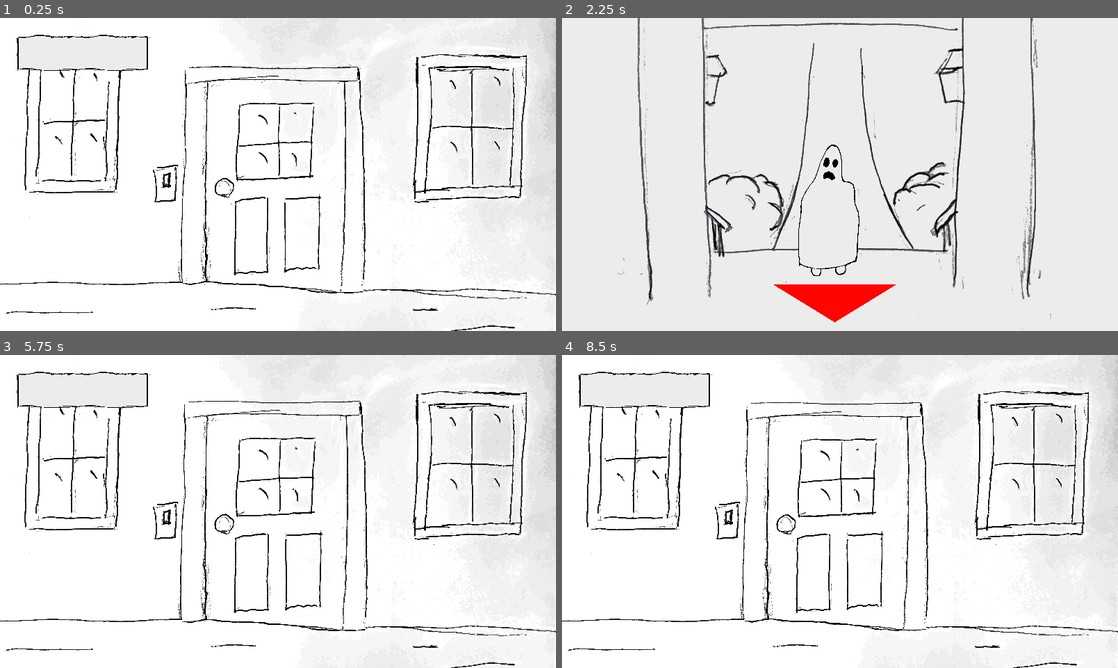
Above: before the commit, frames 1-4 (two rows, left to right).
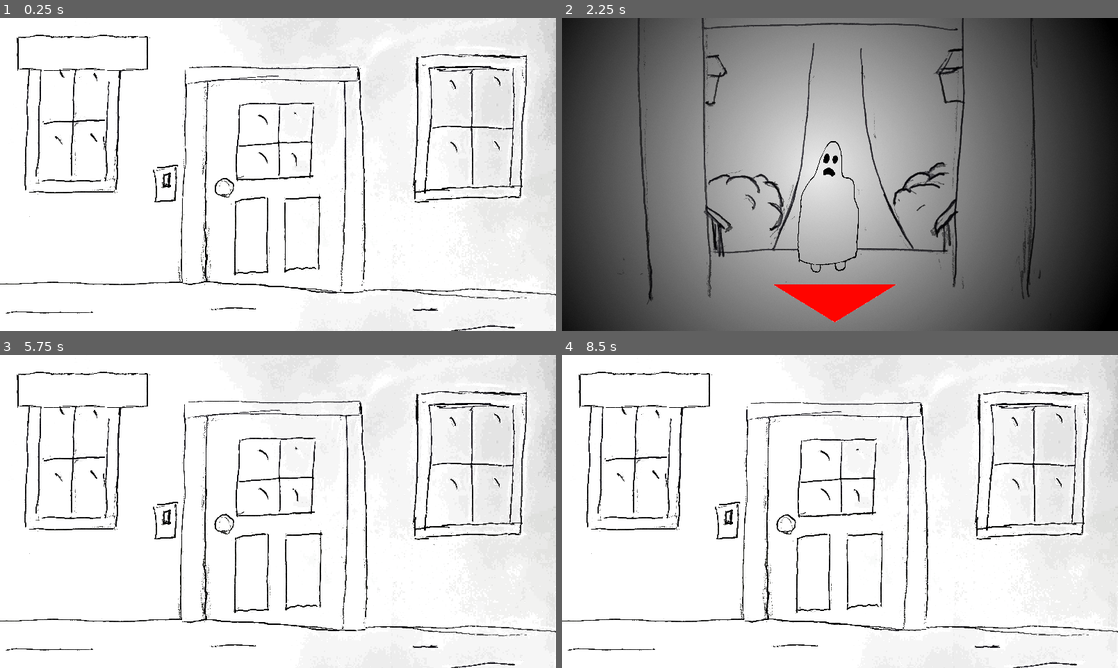
Above: after the commit, the same moments.

Repository: jaakop/TrickOrTrap
Game: Godot game, scene res://scenes/main_scene/main_scene.tscn
Same seed, same stepped clock (60 frames per second), same inputs: the game is played once before the commit and once after it.
Inputs (mouse positions are in pixels of both pictures, inside the frame that each line leads up to):
- Up to frame 1 (0.25 s): no input
- Up to frame 2 (2.25 s): click (840, 140) at 0.5 s; click (784, 187) at 1.25 s; click (840, 140) at 2 s
- Up to frame 3 (5.75 s): tap Enter at 2.75 s; click (272, 642) at 3.5 s; click (222, 524) at 4.25 s; click (278, 477) at 5 s
- Up to frame 4 (8.5 s): click (784, 524) at 5.75 s; tap Space at 6.5, 8 s; tap Enter at 7.25 s

The runs differ from the first frame. In frame 1, less than 0.1% of the frame differs, in the area x 14-23%, y 6-7%; in frame 2, 95%, in the area x 0-100%, y 0-100%; in frame 3, less than 0.1%; in frame 4, less than 0.1%.

Commit message:
Support for multiple characters

Diff:
--- /dev/null
+++ b/GhostPreset.tscn
@@ -0,0 +1,16 @@
+[gd_scene load_steps=3 format=3 uid="uid://c1ddqedg43act"]
+
+[ext_resource type="Texture2D" uid="uid://bkjukw23lqlu" path="res://assets/characters/ghost/ghostBody.png" id="1_lypd4"]
+[ext_resource type="Texture2D" uid="uid://bkamfyb31mv1j" path="res://assets/characters/ghost/ghostHead.png" id="2_syg5s"]
+
+[node name="Character" type="Node2D"]
+position = Vector2(920, 713)
+
+[node name="Body" type="Sprite2D" parent="."]
+scale = Vector2(0.135125, 0.135125)
+texture = ExtResource("1_lypd4")
+
+[node name="Head" type="Sprite2D" parent="."]
+position = Vector2(5, -232)
+scale = Vector2(0.1385, 0.204101)
+texture = ExtResource("2_syg5s")
--- /dev/null
+++ b/VampyrPreset.tscn
@@ -0,0 +1,16 @@
+[gd_scene load_steps=3 format=3 uid="uid://ce4d0th3w8udm"]
+
+[ext_resource type="Texture2D" uid="uid://bu0pibcsmtsrf" path="res://assets/characters/vampyr/body.png" id="1_f0qak"]
+[ext_resource type="Texture2D" uid="uid://drumpne6n6ixs" path="res://assets/characters/vampyr/head.png" id="2_qc7os"]
+
+[node name="Character" type="Node2D"]
+position = Vector2(920, 713)
+
+[node name="Body" type="Sprite2D" parent="."]
+scale = Vector2(0.135125, 0.135125)
+texture = ExtResource("1_f0qak")
+
+[node name="Head" type="Sprite2D" parent="."]
+position = Vector2(-5, -216)
+scale = Vector2(0.1385, 0.204101)
+texture = ExtResource("2_qc7os")
--- /dev/null
+++ b/assets/characters/ghost.tres
@@ -0,0 +1,15 @@
+[gd_resource type="Resource" script_class="CharacterPreset" load_steps=6 format=3 uid="uid://b240dqsa81n8c"]
+
+[ext_resource type="Script" path="res://scenes/character/character_preset.gd" id="1_k52q5"]
+[ext_resource type="Texture2D" uid="uid://bkjukw23lqlu" path="res://assets/characters/ghost/ghostBody.png" id="1_qfbii"]
+[ext_resource type="Texture2D" uid="uid://wjxkhb6ijwya" path="res://assets/characters/ghost/ghostBodyBad.png" id="2_jxhrj"]
+[ext_resource type="Texture2D" uid="uid://ba43fgo34yk6h" path="res://assets/characters/ghost/ghostHeadBad.png" id="3_m5iyd"]
+[ext_resource type="Texture2D" uid="uid://bkamfyb31mv1j" path="res://assets/characters/ghost/ghostHead.png" id="4_cvv0n"]
+
+[resource]
+script = ExtResource("1_k52q5")
+heads = Array[Texture2D]([ExtResource("4_cvv0n")])
+bodies = Array[Texture2D]([ExtResource("1_qfbii")])
+evilHeads = Array[Texture2D]([ExtResource("3_m5iyd")])
+evilBodies = Array[Texture2D]([ExtResource("2_jxhrj")])
+presetScene = "res://GhostPreset.tscn"
--- /dev/null
+++ b/assets/characters/vampyr.tres
@@ -0,0 +1,15 @@
+[gd_resource type="Resource" script_class="CharacterPreset" load_steps=6 format=3 uid="uid://cyqj34ialxpgp"]
+
+[ext_resource type="Script" path="res://scenes/character/character_preset.gd" id="1_8s3f7"]
+[ext_resource type="Texture2D" uid="uid://bu0pibcsmtsrf" path="res://assets/characters/vampyr/body.png" id="1_tv2t0"]
+[ext_resource type="Texture2D" uid="uid://c0ej4fwk4uvtu" path="res://assets/characters/vampyr/Body evil.png" id="2_a7fwa"]
+[ext_resource type="Texture2D" uid="uid://bgu7h34farfis" path="res://assets/characters/vampyr/Head evil.png" id="3_g45x5"]
+[ext_resource type="Texture2D" uid="uid://drumpne6n6ixs" path="res://assets/characters/vampyr/head.png" id="4_vk4eo"]
+
+[resource]
+script = ExtResource("1_8s3f7")
+heads = Array[Texture2D]([ExtResource("4_vk4eo")])
+bodies = Array[Texture2D]([ExtResource("1_tv2t0")])
+evilHeads = Array[Texture2D]([ExtResource("3_g45x5")])
+evilBodies = Array[Texture2D]([ExtResource("2_a7fwa")])
+presetScene = "res://VampyrPreset.tscn"
--- /dev/null
+++ b/scenes/character/character_preset.gd
@@ -0,0 +1,9 @@
+extends Resource
+class_name CharacterPreset
+
+@export var heads: Array[Texture2D]
+@export var bodies: Array[Texture2D]
+@export var evilHeads: Array[Texture2D]
+@export var evilBodies: Array[Texture2D]
+
+@export_file var presetScene;
--- a/scenes/character/character_view.gd
+++ b/scenes/character/character_view.gd
@@ -2,13 +2,9 @@
 
 @onready var global = $"/root/Global" as Globals
 
-@export var heads: Array[Texture2D]
-@export var bodies: Array[Texture2D]
-@export var evilHeads: Array[Texture2D]
-@export var evilBodies: Array[Texture2D]
+@export var characters: Array[CharacterPreset]
 
-@onready var headSprite = $"./Character/Head" as Sprite2D
-@onready var bodySprite = $"./Character/Body" as Sprite2D
+@onready var characterNode = $"./Character" as Node2D;
 
 func _ready():
     if (global.currentCharacter.generated == false):
@@ -21,6 +17,12 @@
     pass ;
 
 func loadCharacter():
+    var scene = load(global.currentCharacter.preset) as PackedScene;
+    characterNode.replace_by(scene.instantiate());
+
+    var headSprite = $"./Character/Head" as Sprite2D;
+    var bodySprite = $"./Character/Body" as Sprite2D;
+
     headSprite.texture = load(global.currentCharacter.faceTexture);
     bodySprite.texture = load(global.currentCharacter.bodyTexture);
     pass ;
@@ -29,21 +31,30 @@
     print("Generated new character")
     global.currentCharacter.generated = true;
 
+    var character = characters[randi_range(0, characters.size() - 1)];
+
+    var scene = load(character.presetScene) as PackedScene;
+    characterNode.replace_by(scene.instantiate());
+
+    var headSprite = $"./Character/Head" as Sprite2D;
+    var bodySprite = $"./Character/Body" as Sprite2D;
+
     if (global.currentCharacter.evil):
         var isHeadEvil = false;
         if (randi_range(0, 1) == 1):
             isHeadEvil = true;
-            headSprite.texture = evilHeads[randi_range(0, evilHeads.size() - 1)];
+            headSprite.texture = character.evilHeads[randi_range(0, character.evilHeads.size() - 1)];
         else:
-            headSprite.texture = heads[randi_range(0, heads.size() - 1)];
+            headSprite.texture = character.heads[randi_range(0, character.heads.size() - 1)];
         if (!isHeadEvil || randi_range(0, 1) == 1):
-            bodySprite.texture = evilBodies[randi_range(0, evilBodies.size() - 1)];
+            bodySprite.texture = character.evilBodies[randi_range(0, character.evilBodies.size() - 1)];
         else:
-            bodySprite.texture = bodies[randi_range(0, bodies.size() - 1)];
+            bodySprite.texture = character.bodies[randi_range(0, character.bodies.size() - 1)];
     else:
-        headSprite.texture = heads[randi_range(0, heads.size() - 1)];
-        bodySprite.texture = bodies[randi_range(0, bodies.size() - 1)];
+        headSprite.texture = character.heads[randi_range(0, character.heads.size() - 1)];
+        bodySprite.texture = character.bodies[randi_range(0, character.bodies.size() - 1)];
 
+    global.currentCharacter.preset = character.presetScene;
     global.currentCharacter.faceTexture = headSprite.texture.resource_path;
     global.currentCharacter.bodyTexture = bodySprite.texture.resource_path;
     pass ;
--- a/scenes/character/character_view.tscn
+++ b/scenes/character/character_view.tscn
@@ -1,14 +1,12 @@
-[gd_scene load_steps=10 format=3 uid="uid://dyj4ker85ibv5"]
+[gd_scene load_steps=8 format=3 uid="uid://dyj4ker85ibv5"]
 
 [ext_resource type="Script" path="res://scenes/character/character_view.gd" id="1_1ufy7"]
-[ext_resource type="Texture2D" uid="uid://bkamfyb31mv1j" path="res://assets/characters/ghost/ghostHead.png" id="2_y3qv1"]
-[ext_resource type="Texture2D" uid="uid://bkjukw23lqlu" path="res://assets/characters/ghost/ghostBody.png" id="3_2r6p1"]
+[ext_resource type="Resource" uid="uid://b240dqsa81n8c" path="res://assets/characters/ghost.tres" id="2_ctgnw"]
 [ext_resource type="Texture2D" uid="uid://dvx8eef3l0y2i" path="res://Peephole.png" id="3_fhha3"]
-[ext_resource type="Texture2D" uid="uid://ba43fgo34yk6h" path="res://assets/characters/ghost/ghostHeadBad.png" id="4_g3gig"]
+[ext_resource type="Resource" uid="uid://cyqj34ialxpgp" path="res://assets/characters/vampyr.tres" id="3_jtdnr"]
 [ext_resource type="Texture2D" uid="uid://b0id4fn2s3qux" path="res://assets/sprites/porchBW.png" id="4_suyo0"]
 [ext_resource type="Texture2D" uid="uid://eufldexus7oa" path="res://arrow.png" id="4_xahix"]
 [ext_resource type="Script" path="res://scenes/character/BackButton.gd" id="5_56ek1"]
-[ext_resource type="Texture2D" uid="uid://wjxkhb6ijwya" path="res://assets/characters/ghost/ghostBodyBad.png" id="5_jemte"]
 
 [node name="CharacterView" type="Control"]
 layout_mode = 3
@@ -18,10 +16,7 @@
 grow_horizontal = 2
 grow_vertical = 2
 script = ExtResource("1_1ufy7")
-heads = Array[Texture2D]([ExtResource("2_y3qv1")])
-bodies = Array[Texture2D]([ExtResource("3_2r6p1")])
-evilHeads = Array[Texture2D]([ExtResource("4_g3gig")])
-evilBodies = Array[Texture2D]([ExtResource("5_jemte")])
+characters = Array[Resource("res://scenes/character/character_preset.gd")]([ExtResource("2_ctgnw"), ExtResource("3_jtdnr")])
 
 [node name="Background" type="TextureRect" parent="."]
 layout_mode = 0
@@ -33,20 +28,8 @@
 expand_mode = 1
 
 [node name="Character" type="Node2D" parent="."]
-position = Vector2(920, 713)
-
-[node name="Body" type="Sprite2D" parent="Character"]
-position = Vector2(1, 14)
-scale = Vector2(0.135125, 0.135125)
-texture = ExtResource("3_2r6p1")
-
-[node name="Head" type="Sprite2D" parent="Character"]
-position = Vector2(5, -219)
-scale = Vector2(0.1385, 0.204101)
-texture = ExtResource("2_y3qv1")
 
 [node name="Overlay" type="TextureRect" parent="."]
-visible = false
 layout_mode = 0
 offset_left = -8.0
 offset_top = -2.0
--- a/scripts/character.gd
+++ b/scripts/character.gd
@@ -4,3 +4,4 @@
 var generated: bool;
 var faceTexture: String;
 var bodyTexture: String;
+var preset: String;
Binary file changed: assets/ui/button.png
